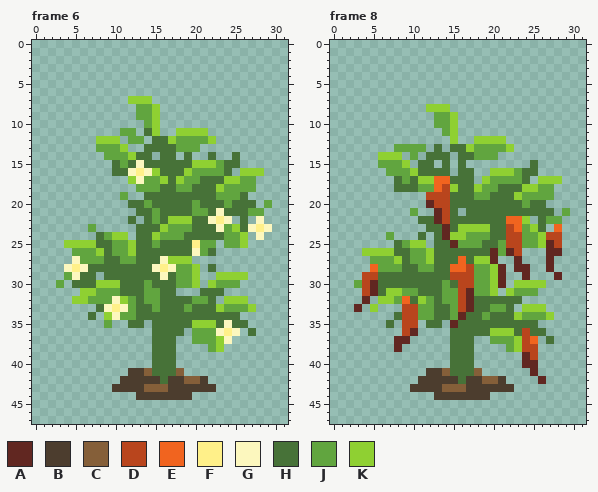
A pixel-art file gets an edit: grid_move_sketch/Plants/Pepper.aseprite. Above: the version before the commit.
32x48 pixels, 11 frames. Shown: frame 6, frame 8. The commit also changed other frames, which this record leaves out.
Palette (. is transparent): A #612721  B #4c3d2e  C #855f39  D #b9451d  E #f1641f  F #fff089  G #fcf7be  H #477238  J #61a53f  K #8fd032
The result:
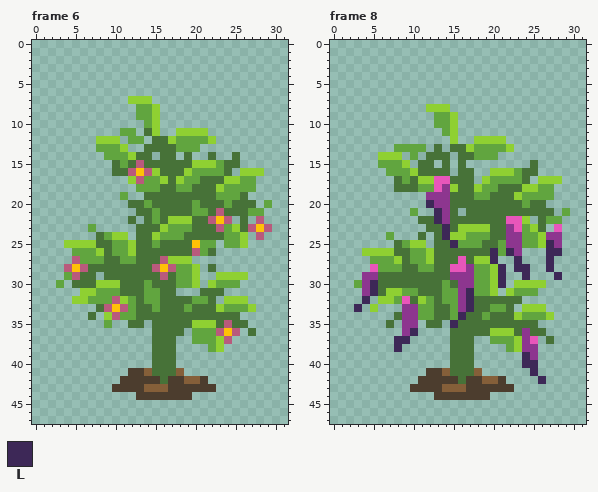
Colours new in this view: L #3d2857
The exact change:
colour D: #b9451d -> #8d368f
colour E: #f1641f -> #e856ba
colour F: #fff089 -> #ffc107
colour G: #fcf7be -> #b95a7c
Changed rows in their new state; - is a pixel that keeps its letter.
Frame 8, layer "Layer 2":
first column x 3:
20 ---------L----------------
21 ----------L---------------
22 ----------L---------------
23 -----------L--------------
24 -----------L--------------
25 ------------L-----------L-
26 -----------------L-L----LL
27 -----------------L--L---L-
28 ------------------L-LL--L-
29 ------------------L--L---L
30 --L---------------L-------
31 --L-----------L-----------
32 -L------------L-----------
33 L-------------L-----------
34 -------------L------------
35 ------------L-------------
36 -------L------------------
37 -----LL-------------------
38 -----L--------------------
39 ---------------------L----
40 ---------------------LL---
41 ----------------------L---
42 -----------------------L--
Pixel boxes of the changes (left, top, right, bottom) in both pictures:
changed: (128, 160, 152, 184)
changed: (152, 208, 272, 280)
changed: (64, 256, 128, 320)
changed: (216, 320, 240, 344)
changed: (426, 176, 562, 328)
changed: (354, 264, 418, 352)
changed: (522, 328, 546, 384)
